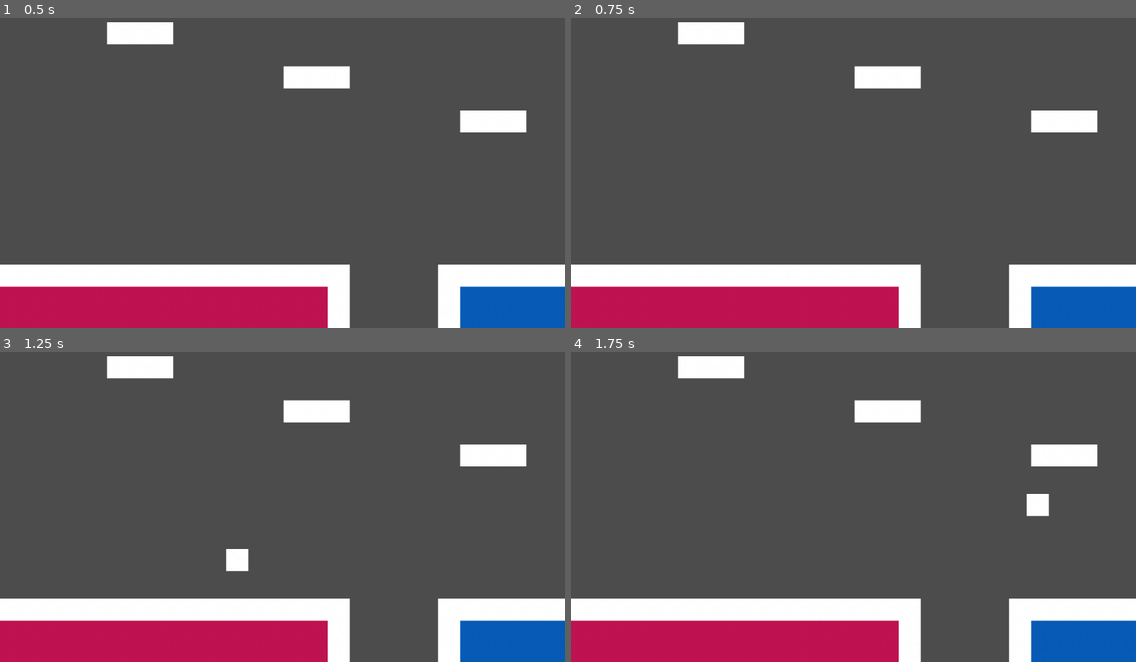
Above: before the commit, frames 1-4 (two rows, left to right).
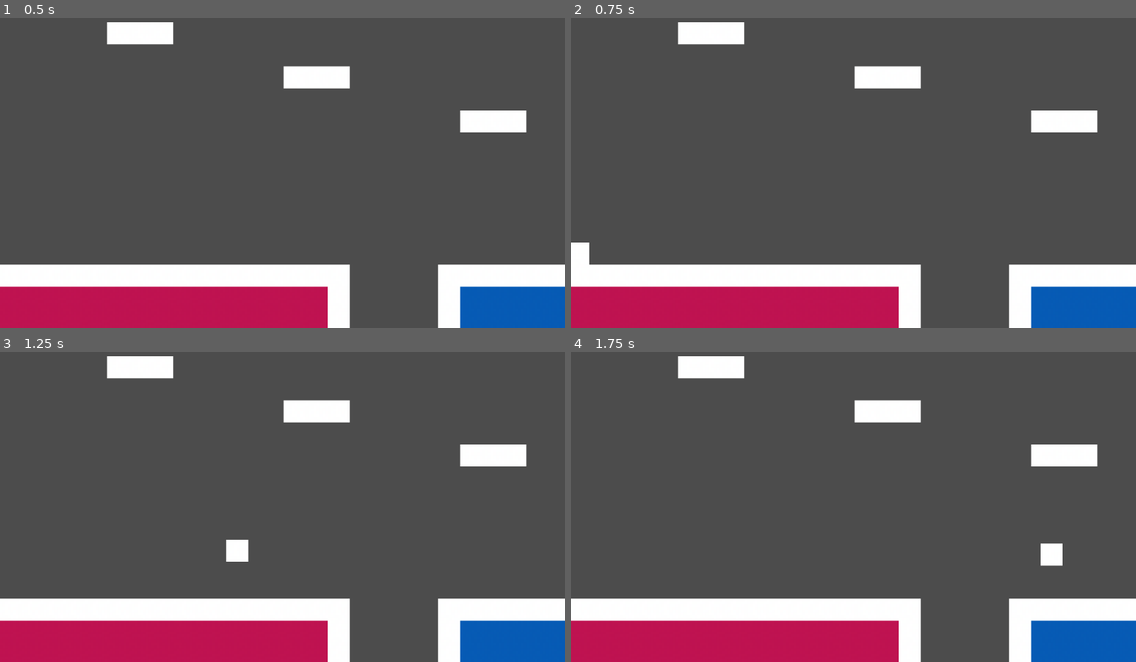
Above: after the commit, the same moments.

Repository: troingle/godot-platformer
Game: Godot game, scene res://World.tscn
Two runs of this game, one before a commit and one after it. Both use one fixed random seed, a clock stepped at 60 frames per second and the inputs below.
Inputs:
- Up to frame 1 (0.5 s): no input
- Up to frame 2 (0.75 s): tap Enter at 0.5 s; hold D (move_right) from 0.53 s (still down); hold X (dash) from 0.53 s (still down)
- Up to frame 3 (1.25 s): keep holding D (move_right); keep holding X (dash); tap Z (jump) at 0.77 s
- Up to frame 4 (1.75 s): keep holding D (move_right); release X (dash) at 1.28 s; tap X (dash) at 1.35 s; tap Z (jump) at 1.52 s

Frame 1 is identical in both runs. In frame 2, 0.2% of the frame differs, in the area x 0-4%, y 72-80%; in frame 3, 0.2%; in frame 4, 0.6%, in the area x 80-87%, y 45-70%.

Commit message:
Improved dashing

Diff:
--- a/Player.gd
+++ b/Player.gd
@@ -28,14 +28,14 @@
 	var move_dir = 0
 	if Input.is_action_pressed("move_right"):
 		move_dir += 1
-		if Input.is_action_pressed("dash") and can_dash and not grounded:
+		if Input.is_action_just_pressed("dash") and can_dash:
 			move_dir += DASH_SPEED
 			jump_timer = 0
 			y_velo = 0
 			can_dash = false
 	if Input.is_action_pressed("move_left"):
 		move_dir -= 1
-		if Input.is_action_pressed("dash") and can_dash and not grounded:
+		if Input.is_action_just_pressed("dash") and can_dash:
 			move_dir -= DASH_SPEED
 			jump_timer = 0
 			y_velo = 0
